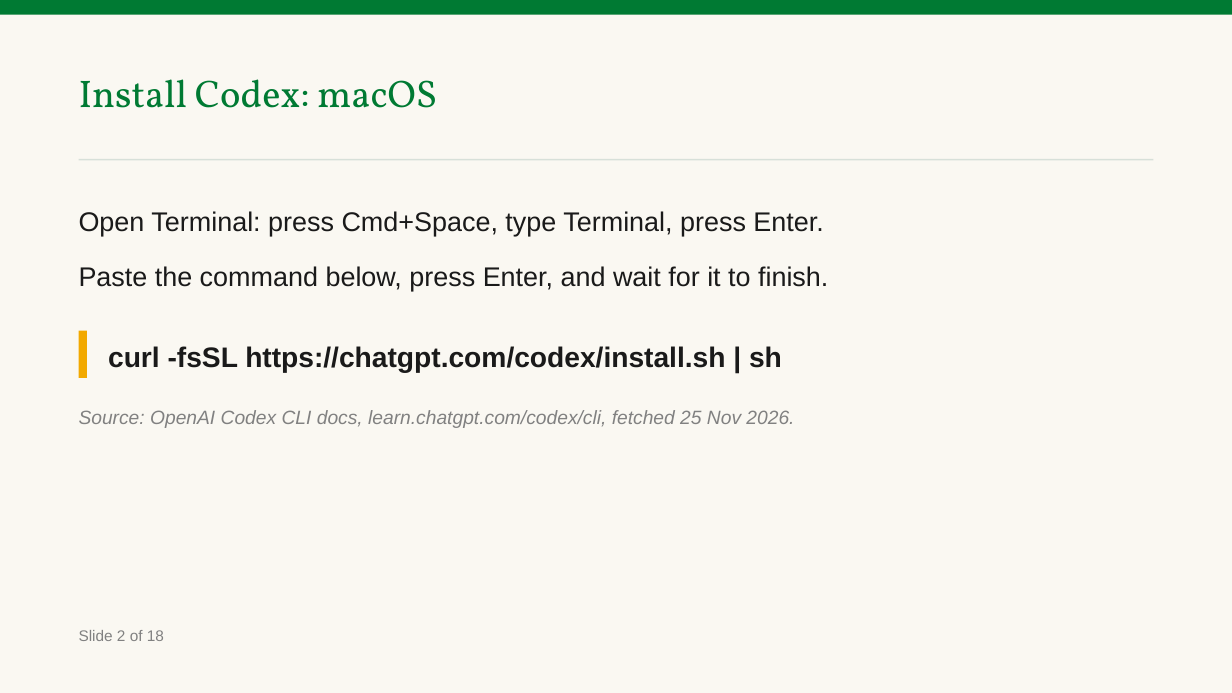
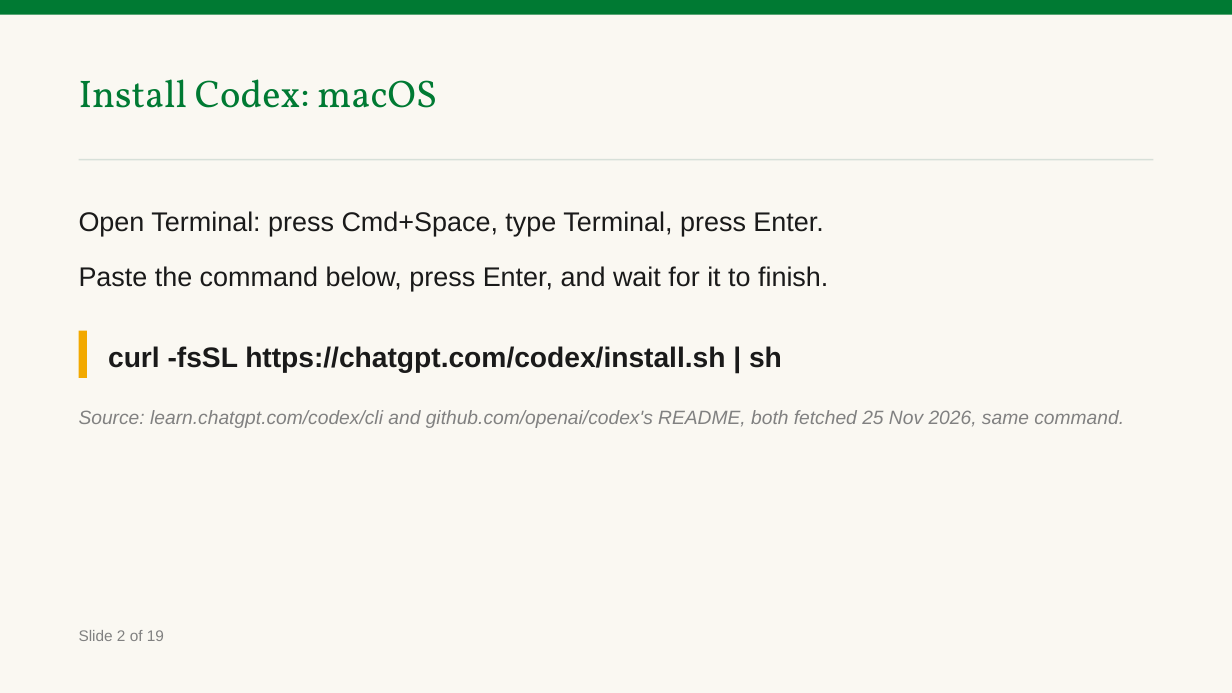
Before and after one commit to benjiesotelo-sudo/Telos_FIN1209, a slide deck: slide 3 of special-lecture/FIN1209-Special-Lecture-AI-Tools-Student-Edition.pptx. Drawn at 1232x693 pixels with LibreOffice and Linux fonts; fonts in the diff are those of the drawing. Boxes give left, top, right and bottom in pixels: in the first picture for what was removed or moved away, otherwise in the second. Text is boxed around its words. In the diff, an @@ line names an element or a change of style, - is before the commit and + after.

```diff
--- a/special-lecture/FIN1209-Special-Lecture-AI-Tools-Student-Edition.pptx
+++ b/special-lecture/FIN1209-Special-Lecture-AI-Tools-Student-Edition.pptx
@@ text at [79, 410, 1124, 428]: text changed @@
-Source: OpenAI Codex CLI docs, learn.chatgpt.com/codex/cli, fetched 25 Nov 2026.
+Source: learn.chatgpt.com/codex/cli and github.com/openai/codex's README, both fetched 25 Nov 2026, same command.
```
Also in this commit, not shown: 16 other slides changed, 1 slide added, 3 other files.
